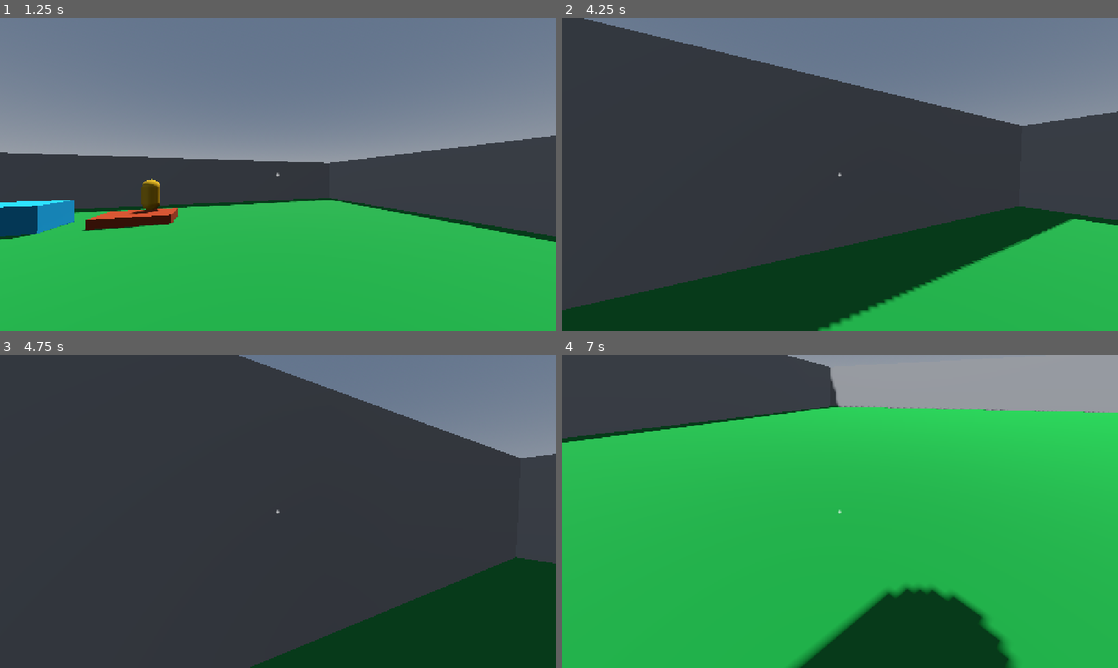
Above: before the commit, frames 1-4 (two rows, left to right).
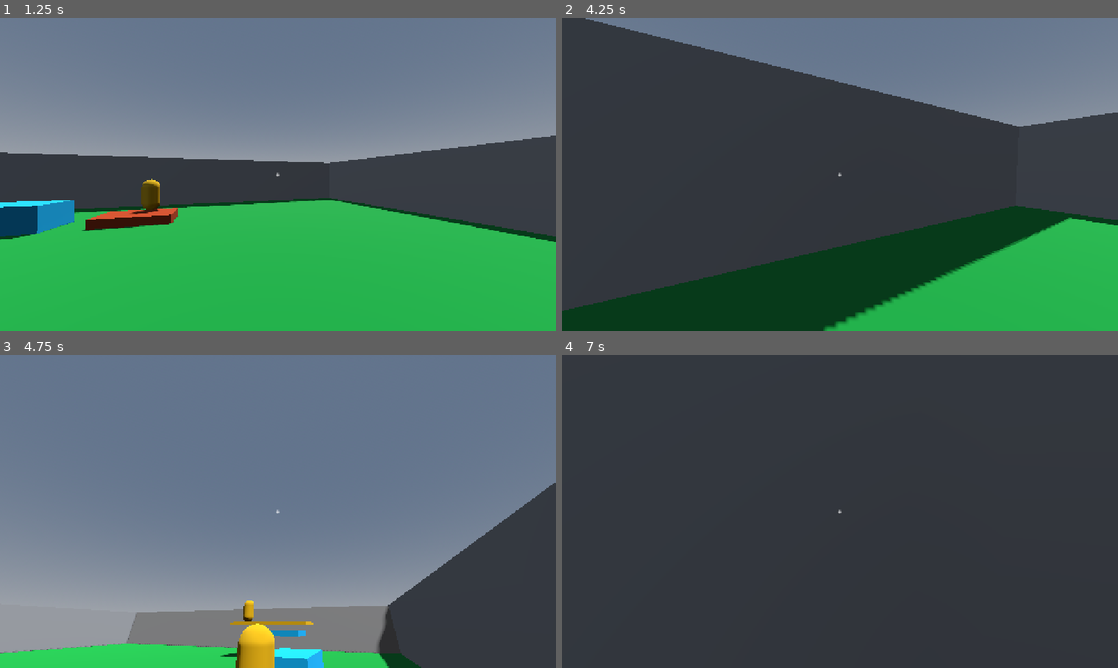
Above: after the commit, the same moments.

Repository: SpaceShaman/bodyjack
Game: Godot game, scene res://world.tscn
Same seed, same stepped clock (60 frames per second), same inputs: the game is played once before the commit and once after it.
Inputs (mouse positions are in pixels of both pictures, inside the frame that each line leads up to):
- Up to frame 1 (1.25 s): tap Enter at 0.5 s; move the mouse to (305, 174) at 0.52 s; hold W (forward) from 0.53 s (still down); hold Right mouse button (possess) from 0.53 s (still down); tap Space (jump) at 0.77, 1.07 s; tap Shift (sprint) at 0.8 s
- Up to frame 2 (4.25 s): keep holding W (forward); move the mouse to (812, 174) at 1.27 s; release Right mouse button (possess) at 1.28 s; tap Shift (sprint) at 1.35, 3.05 s; tap Space (jump) at 1.52, 1.55, 1.82, 2.1, 3.02, 3.32, 3.77, 3.8, 4.07 s; move the mouse to (851, 168) at 2.02 s; hold Right mouse button (possess) 2.03-2.78 s; move the mouse to (834, 180) at 2.77 s; right-click (834, 180) at 2.85 s; move the mouse to (878, 177) at 3.52 s; hold Shift (sprint) from 3.53 s (still down); tap Escape (ui_cancel) at 4.15 s
- Up to frame 3 (4.75 s): move the mouse to (111, 464) at 4.27 s; release W (forward) at 4.28 s; release Shift (sprint) at 4.28 s; hold A (left) from 4.28 s (still down); right-click (111, 464) at 4.35 s; click (111, 464) at 4.42 s; tap Space (jump) at 4.52 s
- Up to frame 4 (7 s): tap Space (jump) at 4.82, 5.85, 6.02, 6.32, 6.77 s; move the mouse to (845, 511) at 5.02 s; release A (left) at 5.03 s; hold W (forward) 5.03-5.78 s; hold Shift (sprint) 5.03-5.78 s; move the mouse to (817, 505) at 5.77 s; hold D (right) 5.78-6.53 s; move the mouse to (867, 511) at 6.52 s; hold W (forward) from 6.53 s (still down); hold Right mouse button (possess) from 6.53 s (still down)

Frame 1 is identical in both runs. In frame 2, 0.7% of the frame differs, in the area x 0-100%, y 0-100%; in frame 3, 87%; in frame 4, 90%.

Commit message:
✨ (README.md): add project description for Game Off 2026 to provide context ♻️ (player.gd): refactor player movement logic to improve readability and maintainability ♻️ (player_controller.gd): simplify possession logic and remove unused variables for cleaner code
✨ (player_view.gd): introduce PlayerView script to manage camera transitions and head bobbing for player character
✨ (world.tscn): add PlayerView script as a resource to the scene for enhanced player camera functionality

Diff:
--- a/src/scripts/player.gd
+++ b/src/scripts/player.gd
@@ -1,10 +1,11 @@
+class_name PlayerBody
 extends CharacterBody3D
-class_name PlayerBody
 
 const WALK_SPEED = 5.0
 const SPRINT_SPEED = 8.0
 const JUMP_VELOCITY = 4.5
 const GRAVITY = 9.8
+const MOUSE_SENSITIVITY = 0.005
 
 var is_controlled := false
 var move_input := Vector2.ZERO
@@ -21,25 +22,50 @@
 	wants_jump = false
 	velocity.x = 0.0
 	velocity.z = 0.0
+	if value:
+		_align_body_with_view(view_anchor.global_rotation)
+
+
+func look(mouse_motion: Vector2) -> void:
+	var view_rotation := view_anchor.global_rotation
+	view_rotation.y -= mouse_motion.x * MOUSE_SENSITIVITY
+	view_rotation.x = clampf(
+		view_rotation.x - mouse_motion.y * MOUSE_SENSITIVITY,
+		deg_to_rad(-85), deg_to_rad(85)
+	)
+	_align_body_with_view(view_rotation)
+
+
+func _align_body_with_view(view_rotation: Vector3) -> void:
+	global_rotation.y = view_rotation.y
+	view_anchor.global_rotation = Vector3(view_rotation.x, view_rotation.y, 0.0)
 
 
 func _physics_process(delta: float) -> void:
+	_apply_gravity_and_jump(delta)
+	_update_horizontal_velocity(delta)
+	move_and_slide()
+
+
+func _apply_gravity_and_jump(delta: float) -> void:
 	if not is_on_floor():
 		velocity.y -= GRAVITY * delta
-
-	if is_controlled and wants_jump and is_on_floor():
+	elif is_controlled and wants_jump:
 		velocity.y = JUMP_VELOCITY
 	wants_jump = false
 
+
+func _update_horizontal_velocity(delta: float) -> void:
 	var speed := SPRINT_SPEED if wants_sprint else WALK_SPEED
 	var input_dir := move_input if is_controlled else Vector2.ZERO
 	var direction := (global_basis * Vector3(input_dir.x, 0, input_dir.y)).normalized()
+	var target_velocity := direction * speed
+
 	if is_on_floor() and direction != Vector3.ZERO:
-		velocity.x = direction.x * speed
-		velocity.z = direction.z * speed
+		velocity.x = target_velocity.x
+		velocity.z = target_velocity.z
 	else:
-		var weight := minf(delta * (7.0 if is_on_floor() else 3.0), 1.0)
-		velocity.x = lerpf(velocity.x, direction.x * speed, weight)
-		velocity.z = lerpf(velocity.z, direction.z * speed, weight)
-
-	move_and_slide()
+		var acceleration := 7.0 if is_on_floor() else 3.0
+		var weight := minf(delta * acceleration, 1.0)
+		velocity.x = lerpf(velocity.x, target_velocity.x, weight)
+		velocity.z = lerpf(velocity.z, target_velocity.z, weight)
--- a/src/scripts/player_controller.gd
+++ b/src/scripts/player_controller.gd
@@ -2,168 +2,64 @@
 
 @export var initial_character: PlayerBody
 @export var possession_distance := 40.0
-@export var transition_duration := 0.45
-@export var transition_fov_boost := 25.0
-@export_range(0.1, 0.95) var transition_turn_start := 0.6
-
-const MOUSE_SENSITIVITY = 0.005
-const BASE_FOV = 75.0
-const BOB_FREQ = 2.0
-const BOB_AMP = 0.08
 
 var controlled_character: PlayerBody
-var yaw := 0.0
-var pitch := 0.0
-var t_bob := 0.0
 var possession_requested := false
-var transitioning := false
-var transition_elapsed := 0.0
-var transition_start := Vector3.ZERO
-var transition_start_rotation := Quaternion.IDENTITY
-var movement_fov := BASE_FOV
 
-@onready var head: Node3D = $Head
-@onready var camera: Camera3D = $Head/Camera3D
+@onready var view: PlayerView = $Head
 
 
 func _ready() -> void:
-	# Supply movement commands before the character runs its physics step.
+	# Movement commands must be ready before the body runs its physics step.
 	process_physics_priority = -1
 	Input.set_mouse_mode(Input.MOUSE_MODE_CAPTURED)
-	controlled_character = initial_character
-	controlled_character.set_controlled(true)
-	_read_view_direction()
-	_update_character_view()
-	head.global_position = controlled_character.view_anchor.global_position
-	head.global_basis = controlled_character.view_anchor.global_basis.orthonormalized()
-	camera.make_current()
+	possess(initial_character, false)
 
 
 func _unhandled_input(event: InputEvent) -> void:
-	if event.is_action_pressed("ui_cancel"):
-		Input.set_mouse_mode(Input.MOUSE_MODE_VISIBLE)
-		get_viewport().set_input_as_handled()
+	if view.is_transitioning:
 		return
-
-	if Input.mouse_mode != Input.MOUSE_MODE_CAPTURED:
-		if event is InputEventMouseButton and event.pressed:
-			Input.set_mouse_mode(Input.MOUSE_MODE_CAPTURED)
-			get_viewport().set_input_as_handled()
-		return
-
-	if transitioning:
-		return
-
 	if event is InputEventMouseMotion:
-		yaw -= event.relative.x * MOUSE_SENSITIVITY
-		pitch = clampf(pitch - event.relative.y * MOUSE_SENSITIVITY, deg_to_rad(-85), deg_to_rad(85))
-		_update_character_view()
-		head.global_basis = controlled_character.view_anchor.global_basis.orthonormalized()
-
-	if event.is_action_pressed("possess"):
-		# Ray queries are performed in the physics step.
+		controlled_character.look(event.relative)
+	elif event.is_action_pressed("possess"):
 		possession_requested = true
 
 
 func _physics_process(_delta: float) -> void:
 	if possession_requested:
 		possession_requested = false
-		_try_possess()
+		_try_possess_aimed_character()
+	_update_movement_input()
 
-	var can_move := not transitioning and Input.mouse_mode == Input.MOUSE_MODE_CAPTURED
+
+func _update_movement_input() -> void:
+	var can_move := not view.is_transitioning
 	controlled_character.move_input = Input.get_vector("left", "right", "forward", "back") if can_move else Vector2.ZERO
 	controlled_character.wants_sprint = can_move and Input.is_action_pressed("sprint")
 	controlled_character.wants_jump = can_move and Input.is_action_just_pressed("jump")
 
 
-func _process(delta: float) -> void:
-	var destination := controlled_character.view_anchor.global_position
-	var fov_boost := 0.0
-	if transitioning:
-		transition_elapsed += delta
-		var progress := clampf(transition_elapsed / maxf(transition_duration, 0.001), 0.0, 1.0)
-		var weight := smoothstep(0.0, 1.0, progress)
-		# A pulse that starts and ends at zero, peaking halfway through the transfer.
-		fov_boost = transition_fov_boost * pow(sin(progress * PI), 2.0)
-		head.global_position = transition_start.lerp(destination, weight)
-		var target_rotation := controlled_character.view_anchor.global_basis.get_rotation_quaternion()
-		var flight_rotation := transition_start_rotation
-		var flight_direction := destination - transition_start
-		if flight_direction.length_squared() > 0.000001:
-			var direction := flight_direction.normalized()
-			# Avoid a degenerate look basis when travelling vertically.
-			var up := Vector3.RIGHT if absf(direction.dot(Vector3.UP)) > 0.999 else Vector3.UP
-			flight_rotation = Basis.looking_at(direction, up).get_rotation_quaternion()
-		# Aim along the flight first; adopt the body's view only on arrival.
-		var aim_weight := smoothstep(0.0, 0.15, progress)
-		var turn_weight := smoothstep(transition_turn_start, 1.0, progress)
-		var travel_rotation := transition_start_rotation.slerp(flight_rotation, aim_weight)
-		head.global_basis = Basis(travel_rotation.slerp(target_rotation, turn_weight))
-		camera.position = Vector3.ZERO
-		if progress >= 1.0:
-			transitioning = false
-	else:
-		head.global_position = destination
-		head.global_basis = controlled_character.view_anchor.global_basis.orthonormalized()
-		t_bob += delta * controlled_character.velocity.length() * float(controlled_character.is_on_floor())
-		camera.position = Vector3(
-			cos(t_bob * BOB_FREQ / 2.0) * BOB_AMP,
-			sin(t_bob * BOB_FREQ) * BOB_AMP,
-			0.0
-		)
-
-	# Include vertical velocity so jumping and falling also affect FOV.
-	var speed := PlayerBody.SPRINT_SPEED if controlled_character.wants_sprint else PlayerBody.WALK_SPEED
-	var target_fov := BASE_FOV + clampf(controlled_character.velocity.length(), 0.5, speed)
-	movement_fov = lerpf(movement_fov, target_fov, minf(delta * 8.0, 1.0))
-	camera.fov = movement_fov + fov_boost
+func _try_possess_aimed_character() -> void:
+	if view.is_transitioning:
+		return
+	var target := _get_aimed_character()
+	if target != null:
+		possess(target)
 
 
-func _try_possess() -> void:
-	if transitioning:
-		return
-
-	var origin := camera.global_position
-	var end := origin - camera.global_basis.z * possession_distance
+func _get_aimed_character() -> PlayerBody:
+	var origin := view.camera.global_position
+	var end := origin - view.camera.global_basis.z * possession_distance
 	var query := PhysicsRayQueryParameters3D.create(origin, end)
 	query.exclude = [controlled_character.get_rid()]
-	# Keep world geometry in the query so walls block possession.
+	# Query world geometry too, so walls block possession.
 	var hit := get_world_3d().direct_space_state.intersect_ray(query)
-	if hit.is_empty():
-		return
-
-	var target := hit["collider"] as PlayerBody
-	if target == null or target == controlled_character:
-		return
-
-	possess(target)
+	return hit.get("collider") as PlayerBody
 
 
-func possess(target: PlayerBody) -> void:
-	transition_start = camera.global_position
-	transition_start_rotation = camera.global_basis.get_rotation_quaternion()
-	controlled_character.set_controlled(false)
+func possess(target: PlayerBody, animate := true) -> void:
+	if controlled_character != null:
+		controlled_character.set_controlled(false)
 	controlled_character = target
 	controlled_character.set_controlled(true)
-	_read_view_direction()
-	_update_character_view()
-	transition_elapsed = 0.0
-	transitioning = true
-	t_bob = 0.0
-	# Preserve the current view, including its headbob offset, at departure.
-	head.global_position = transition_start
-	camera.position = Vector3.ZERO
-	camera.rotation = Vector3.ZERO
-
-
-func _read_view_direction() -> void:
-	# Each body remembers its view in its own anchor, including vertical look.
-	var view_rotation := controlled_character.view_anchor.global_rotation
-	yaw = view_rotation.y
-	pitch = view_rotation.x
-
-
-func _update_character_view() -> void:
-	controlled_character.global_rotation.y = yaw
-	# Restore the world-space look after turning the anchor's parent body.
-	controlled_character.view_anchor.global_rotation = Vector3(pitch, yaw, 0.0)
+	view.follow_character(target, animate)
--- /dev/null
+++ b/src/scripts/player_view.gd
@@ -0,0 +1,96 @@
+class_name PlayerView
+extends Node3D
+
+@export var transition_duration := 0.45
+@export var transition_fov_boost := 25.0
+@export_range(0.1, 0.95) var transition_turn_start := 0.6
+
+const BASE_FOV = 75.0
+const BOB_FREQUENCY = 2.0
+const BOB_AMPLITUDE = 0.08
+
+var character: PlayerBody
+var transition_progress := 1.0
+var transition_start_position := Vector3.ZERO
+var transition_start_rotation := Quaternion.IDENTITY
+var movement_fov := BASE_FOV
+var bob_time := 0.0
+var is_transitioning: bool:
+	get:
+		return transition_progress < 1.0
+
+@onready var camera: Camera3D = $Camera3D
+
+
+func _ready() -> void:
+	camera.make_current()
+
+
+func follow_character(target: PlayerBody, animate: bool) -> void:
+	transition_start_position = camera.global_position
+	transition_start_rotation = camera.global_basis.get_rotation_quaternion()
+	character = target
+	transition_progress = 0.0 if animate else 1.0
+	bob_time = 0.0
+	camera.position = Vector3.ZERO
+	camera.rotation = Vector3.ZERO
+	if animate:
+		global_position = transition_start_position
+	else:
+		_follow_view_anchor()
+
+
+func _process(delta: float) -> void:
+	if is_transitioning:
+		_update_camera_flight(delta)
+	else:
+		_follow_view_anchor()
+		_update_headbob(delta)
+	_update_fov(delta)
+
+
+func _follow_view_anchor() -> void:
+	global_position = character.view_anchor.global_position
+	global_basis = character.view_anchor.global_basis.orthonormalized()
+
+
+func _update_camera_flight(delta: float) -> void:
+	transition_progress = minf(transition_progress + delta / maxf(transition_duration, 0.001), 1.0)
+	var destination := character.view_anchor.global_position
+	var position_weight := smoothstep(0.0, 1.0, transition_progress)
+	global_position = transition_start_position.lerp(destination, position_weight)
+
+	var flight_rotation := _get_flight_rotation(destination)
+	var target_rotation := character.view_anchor.global_basis.get_rotation_quaternion()
+	var aim_weight := smoothstep(0.0, 0.15, transition_progress)
+	var turn_weight := smoothstep(transition_turn_start, 1.0, transition_progress)
+	var travel_rotation := transition_start_rotation.slerp(flight_rotation, aim_weight)
+	global_basis = Basis(travel_rotation.slerp(target_rotation, turn_weight))
+
+
+func _get_flight_rotation(destination: Vector3) -> Quaternion:
+	var direction := destination - transition_start_position
+	if direction.length_squared() < 0.000001:
+		return transition_start_rotation
+	direction = direction.normalized()
+	# A vertical flight needs a different up axis to keep the basis valid.
+	var up := Vector3.RIGHT if absf(direction.dot(Vector3.UP)) > 0.999 else Vector3.UP
+	return Basis.looking_at(direction, up).get_rotation_quaternion()
+
+
+func _update_headbob(delta: float) -> void:
+	if character.is_on_floor():
+		bob_time += delta * character.velocity.length()
+	camera.position = Vector3(
+		cos(bob_time * BOB_FREQUENCY / 2.0) * BOB_AMPLITUDE,
+		sin(bob_time * BOB_FREQUENCY) * BOB_AMPLITUDE,
+		0.0
+	)
+
+
+func _update_fov(delta: float) -> void:
+	var speed_limit := PlayerBody.SPRINT_SPEED if character.wants_sprint else PlayerBody.WALK_SPEED
+	var target_fov := BASE_FOV + clampf(character.velocity.length(), 0.5, speed_limit)
+	movement_fov = lerpf(movement_fov, target_fov, minf(delta * 8.0, 1.0))
+	var flight_boost := transition_fov_boost * pow(sin(transition_progress * PI), 2.0)
+	camera.fov = movement_fov + flight_boost
--- a/src/world.tscn
+++ b/src/world.tscn
@@ -2,6 +2,7 @@
 
 [ext_resource type="Script" uid="uid://48e0a83mtgdt" path="res://scripts/player.gd" id="1_f3sb7"]
 [ext_resource type="Script" uid="uid://8cas5tau2uif" path="res://scripts/player_controller.gd" id="2_controller"]
+[ext_resource type="Script" uid="uid://bci50y3ddxgcx" path="res://scripts/player_view.gd" id="3_view"]
 
 [sub_resource type="ProceduralSkyMaterial" id="ProceduralSkyMaterial_fj7yv"]
 sky_horizon_color = Color(0.66224277, 0.6717428, 0.6867428, 1)
@@ -139,6 +140,7 @@
 initial_character = NodePath("../Player")
 
 [node name="Head" type="Node3D" parent="PlayerController" unique_id=964105304]
+script = ExtResource("3_view")
 
 [node name="Camera3D" type="Camera3D" parent="PlayerController/Head" unique_id=1765487009]
 current = true
Not shown, added: src/scripts/player_view.gd.uid
